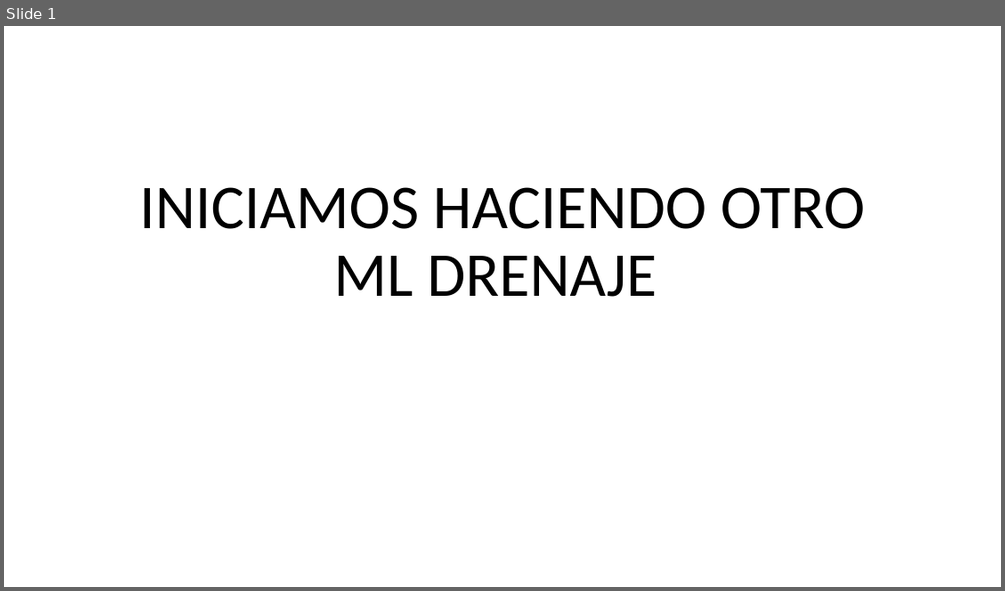
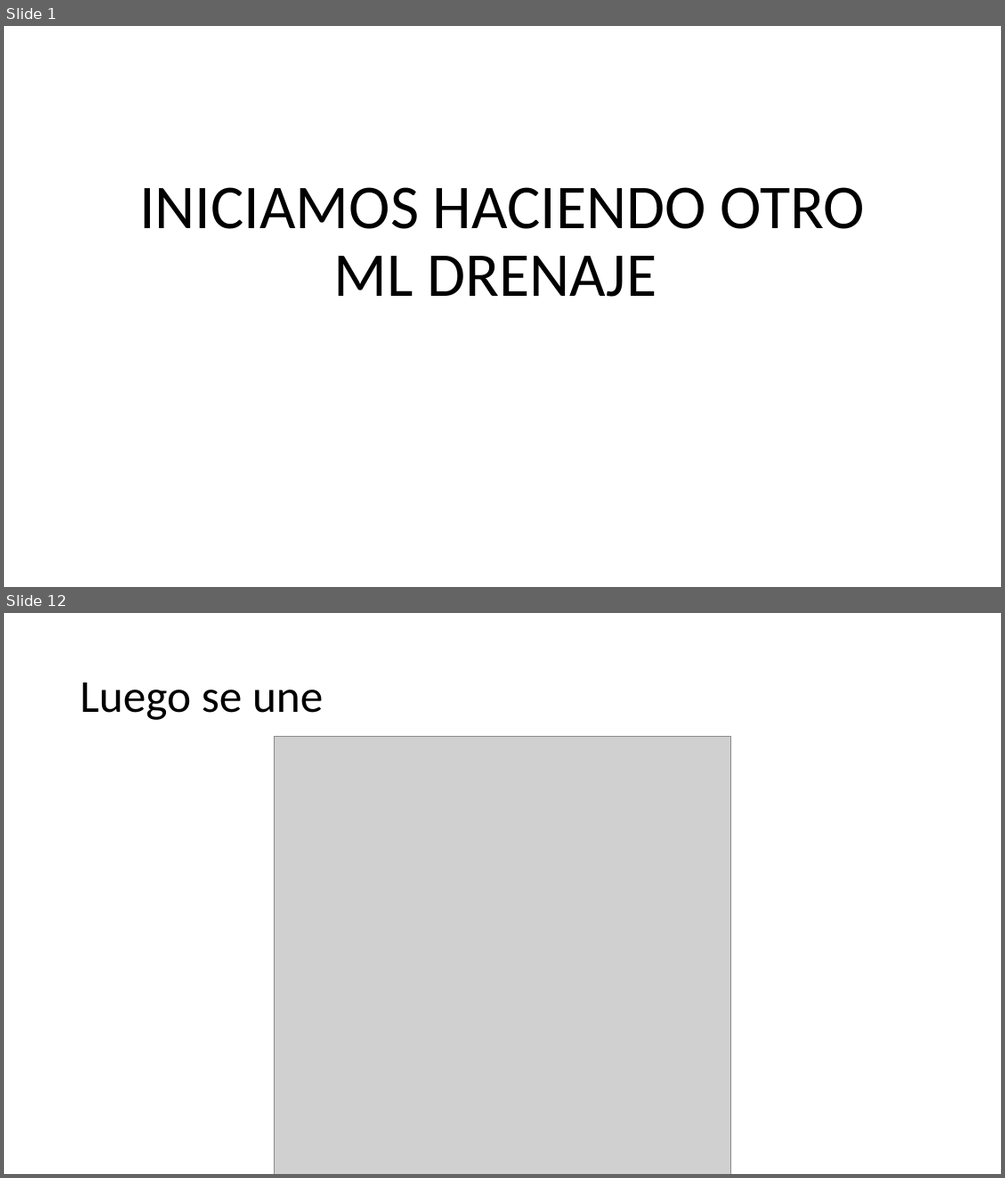
Before and after one commit to IvanRivera007/gitdocs-2026, a slide deck: AUTOCAD INTECAP/apuntes powerpoint/CLASE 10, Miercoles 18 Marzo.pptx. Shown one above the other, each under a label of ours: slide 1 before the commit, slides 1 and 12 after it; the slides between them are not shown. The pictures are 1005x591 and 1005x1178 pixels, drawn with LibreOffice and Linux fonts; fonts in the diff are those of the drawing; grey boxes stand for pictures. Boxes give left, top, right and bottom in pixels: in the first picture for what was removed or moved away, otherwise in the second. Text is boxed around its words. In the diff, an @@ line names an element or a change of style, - is before the commit and + after.

```diff
--- a/AUTOCAD INTECAP/apuntes powerpoint/CLASE 10, Miercoles 18 Marzo.pptx
+++ b/AUTOCAD INTECAP/apuntes powerpoint/CLASE 10, Miercoles 18 Marzo.pptx
@@ slide 12 added at [4,613,1001,1174], background #FFFFFF @@
@@ title added at [80,682,323,720], 44 pt, text #000000 @@
+Luego se une
@@ picture added at [275,736,731,1174] @@
```
Also in this commit, not shown: 16 other slides added, 6 slides removed, 4 other files.
